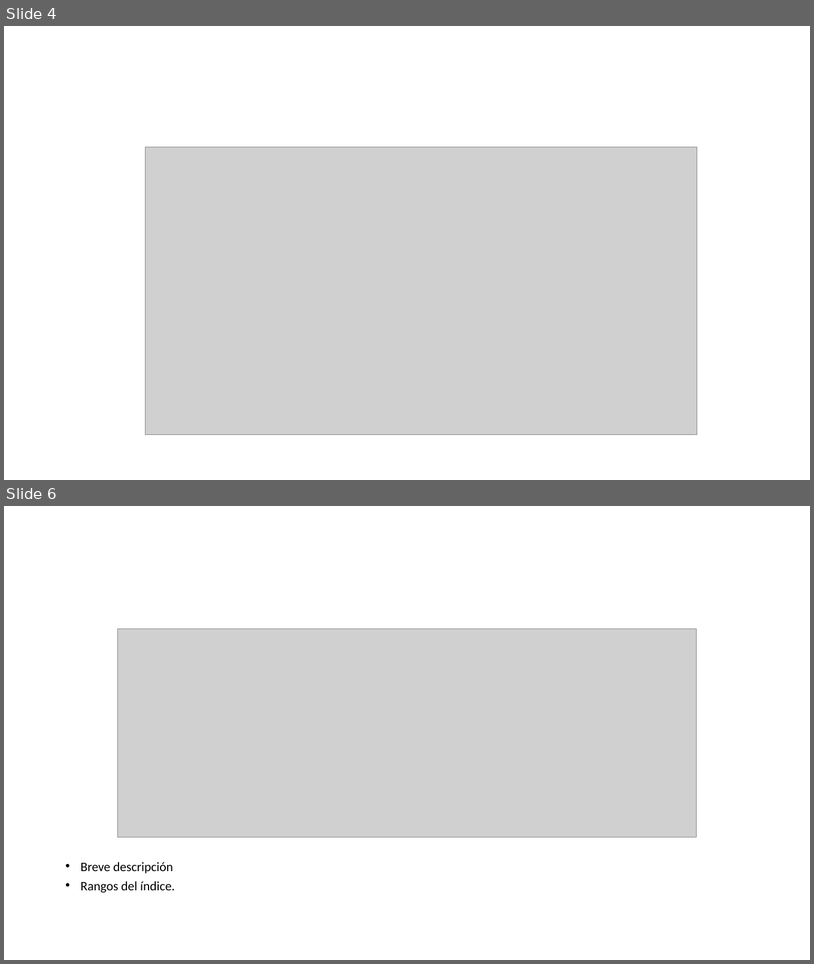
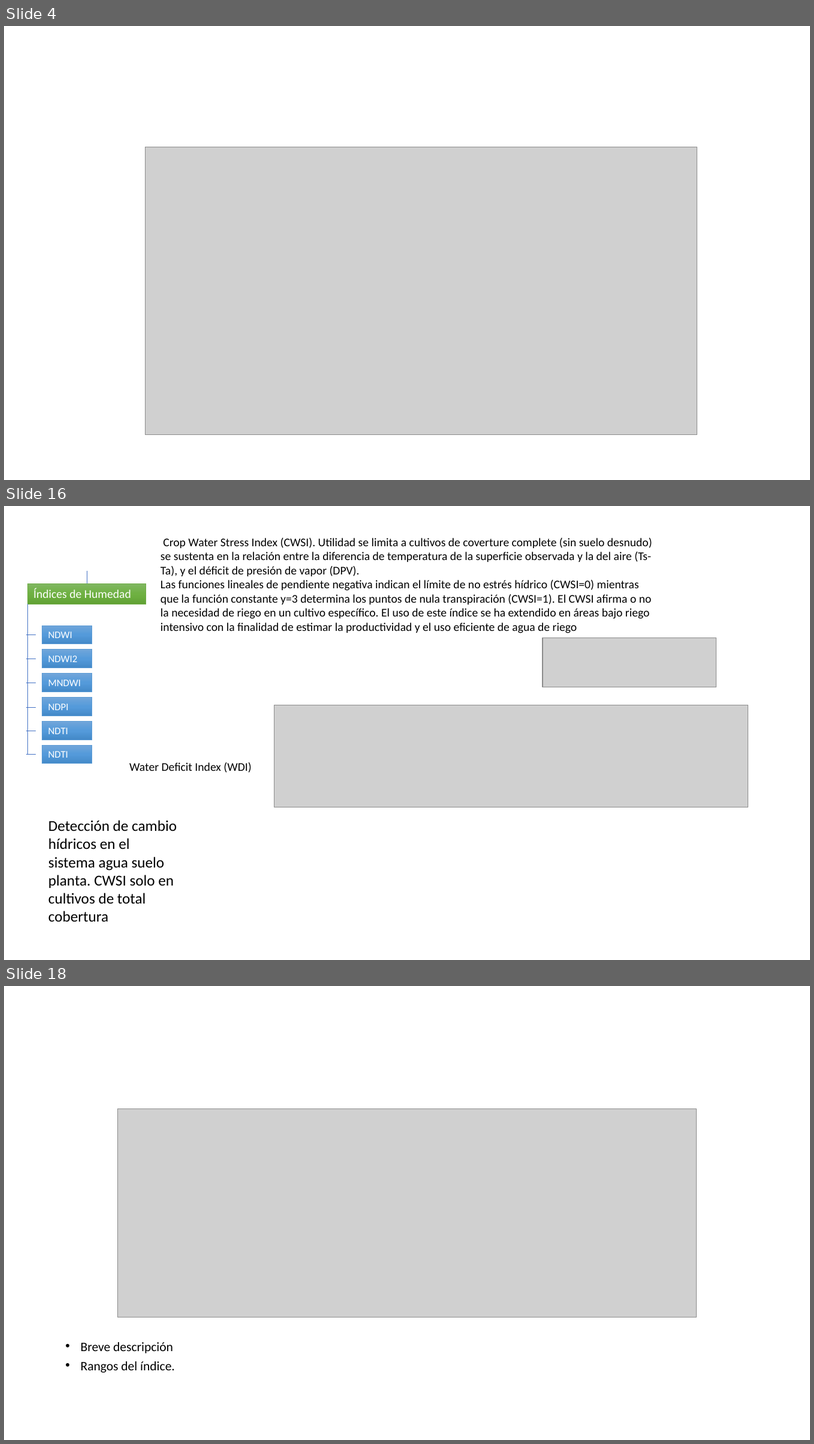
Before and after one commit to Sud-Austral/DATA-AGRO, a slide deck: Diseño/Chile/Indices_App_19_10.pptx. Shown one above the other, each under a label of ours: slides 4 and 6 before the commit, slides 4, 16 and 18 after it; the slides between them are not shown. The pictures are 814x964 and 814x1444 pixels, drawn with LibreOffice and Linux fonts; fonts in the diff are those of the drawing; grey boxes stand for pictures. Boxes give left, top, right and bottom in pixels: in the first picture for what was removed or moved away, otherwise in the second. Text is boxed around its words. In the diff, an @@ line names an element or a change of style, - is before the commit and + after.

```diff
--- a/Diseño/Chile/Indices_App_19_10.pptx
+++ b/Diseño/Chile/Indices_App_19_10.pptx
@@ slide 16 added at <box>4,506,810,960</box>, background #FFFFFF @@
@@ text added at <box>161,538,653,633</box>, 14 pt, text #000000 @@
+Crop Water Stress Index (CWSI). Utilidad se limita a cultivos de coverture complete (sin suelo desnudo)
+se sustenta en la relación entre la diferencia de temperatura de la superficie observada y la del aire (Ts-Ta), y el déficit de presión de vapor (DPV).
+Las funciones lineales de pendiente negativa indican el límite de no estrés hídrico (CWSI=0) mientras que la función constante y=3 determina los puntos de nula transpiración (CWSI=1). El CWSI afirma o no la necesidad de riego en un cultivo específico. El uso de este índice se ha extendido en áreas bajo riego intensivo con la finalidad de estimar la productividad y el uso eficiente de agua de riego
@@ line added from (87, 571) to (87, 583), #4472C4 0.5 pt @@
@@ rectangle added at <box>27,583,146,604</box>, fill gradient #81B861 to #6FB242 to #62A336, outline #70AD47 0.5 pt, 14 pt, text #FFFFFF @@
+Índices de Humedad
@@ line added from (27, 604) to (27, 754), #4472C4 0.5 pt @@
@@ rectangle added at <box>42,625,92,643</box>, fill gradient #71A6DB to #559BDB to #448ACA, outline #5B9BD5 0.5 pt, 12 pt, text #FFFFFF @@
+NDWI
@@ line added from (35, 635) to (26, 635), #4472C4 0.5 pt @@
@@ rectangle added at <box>42,649,92,667</box>, fill gradient #71A6DB to #559BDB to #448ACA, outline #5B9BD5 0.5 pt, 12 pt, text #FFFFFF @@
+NDWI2
@@ picture added at <box>543,637,717,687</box> @@
@@ line added from (35, 658) to (26, 658), #4472C4 0.5 pt @@
@@ line added from (35, 682) to (26, 682), #4472C4 0.5 pt @@
@@ rectangle added at <box>42,673,92,692</box>, fill gradient #71A6DB to #559BDB to #448ACA, outline #5B9BD5 0.5 pt, 12 pt, text #FFFFFF @@
+MNDWI
@@ rectangle added at <box>42,697,92,715</box>, fill gradient #71A6DB to #559BDB to #448ACA, outline #5B9BD5 0.5 pt, 12 pt, text #FFFFFF @@
+NDPI
@@ line added from (35, 708) to (26, 708), #4472C4 0.5 pt @@
@@ rectangle added at <box>42,721,92,739</box>, fill gradient #71A6DB to #559BDB to #448ACA, outline #5B9BD5 0.5 pt, 12 pt, text #FFFFFF @@
+NDTI
@@ picture added at <box>275,705,749,807</box> @@
@@ line added from (35, 730) to (26, 730), #4472C4 0.5 pt @@
@@ line added from (35, 754) to (26, 754), #4472C4 0.5 pt @@
@@ rectangle added at <box>42,745,92,763</box>, fill gradient #71A6DB to #559BDB to #448ACA, outline #5B9BD5 0.5 pt, 12 pt, text #FFFFFF @@
+NDTI
@@ text added at <box>129,762,251,772</box>, 14 pt, text #000000 @@
+Water Deficit Index (WDI)
@@ text added at <box>48,820,177,922</box>, 18 pt, text #000000 @@
+Detección de cambio hídricos en el sistema agua suelo planta. CWSI solo en cultivos de total cobertura
@@ what was slide 6 is now slide 18 @@
```
Also in this commit, not shown: 1 slide changed, 16 other slides added, 30 other files.
